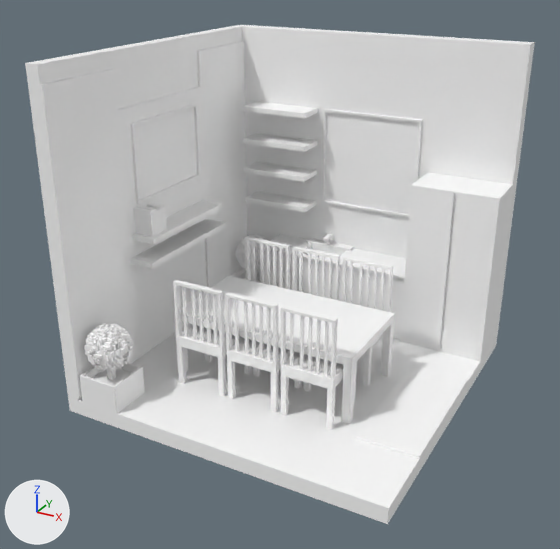
Before and after pictures for a commit that changed the glTF model A_place/kitchen_02.gltf.
One viewpoint serves both versions: a 50 mm camera at (187.0, -193.0, 139.0) aimed at (61.0, 37.0, 24.0). The axes (+X, +Y, +Z) are drawn at lower left. The lights are the same throughout. Where no turn or scale is listed for an object, it has been applied to the vertices. Vertices at the same position are counted once.

Objects in the first picture: 'Kitchen'.
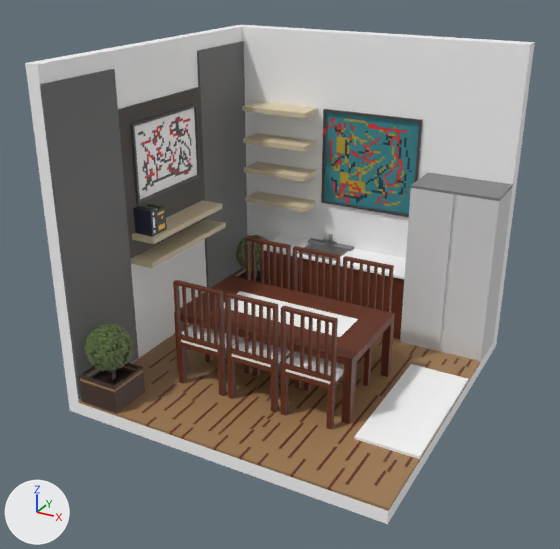
The newer file is also turned or shifted as a whole; pictures and numbers use the older file's frame.

The edits, one by one:
me_kitchen has 4148 vertices, 8614 faces and spans x -63.0..63.0, y -63.0..63.0, z 0.0..126.0.
me_kitchen is used by ob_kitchen; location (63.7, 46.8, -23.2).
me_kitchen part 1: 5260 faces centred in x -57.7..63.0, y -63.0..56.0, z 5.3..120.0 are repainted in the vertex colours; the middle colour goes from white #ffffff to dark green #647546.
me_kitchen part 2: 2093 faces centred in x -57.0..60.7, y -63.0..56.0, z 5.3..96.7 are repainted in the vertex colours; the middle colour goes from white #ffffff to brown #67321d.
me_kitchen part 3: 646 faces centred in x -57.7..25.0, y -63.0..56.0, z 9.0..106.0 are repainted in the vertex colours; the middle colour goes from white #ffffff to dark grey #4b404b.

Where the change shows, as pixel boxes (x1, y1, x2, y2) in the pictures (560 x 549 px):
part 1 of me_kitchen, recoloured
    both: (40, 41, 513, 511)
part 2 of me_kitchen, recoloured (white to brown)
    both: (92, 117, 473, 491)
part 3 of me_kitchen, recoloured
    both: (79, 87, 422, 414)
